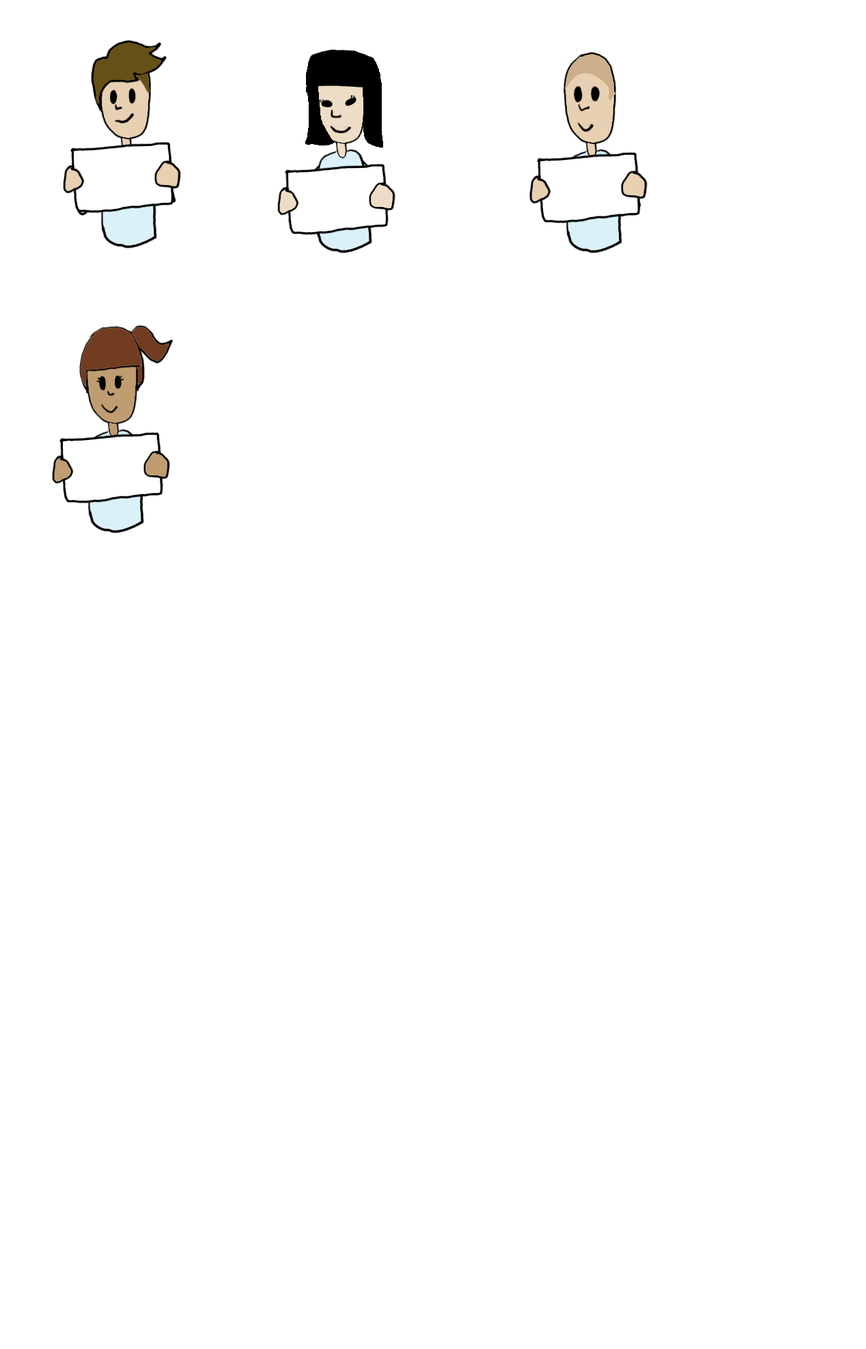
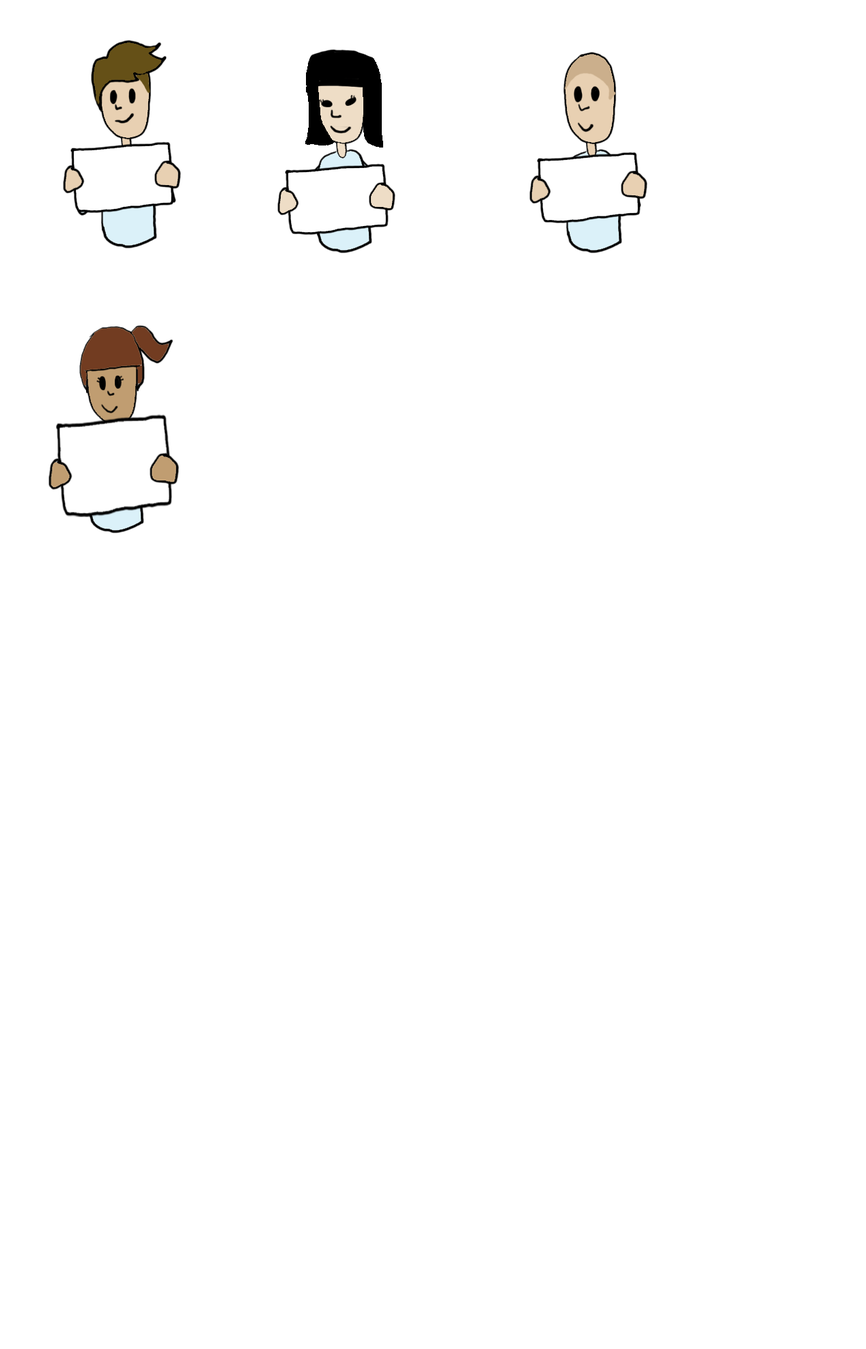
Layer changes from the first 866px x 1349px image to the second:
painted on "Layer 24" over [48, 449, 179, 491]
painted on "Layer 23" over [55, 413, 173, 517]
